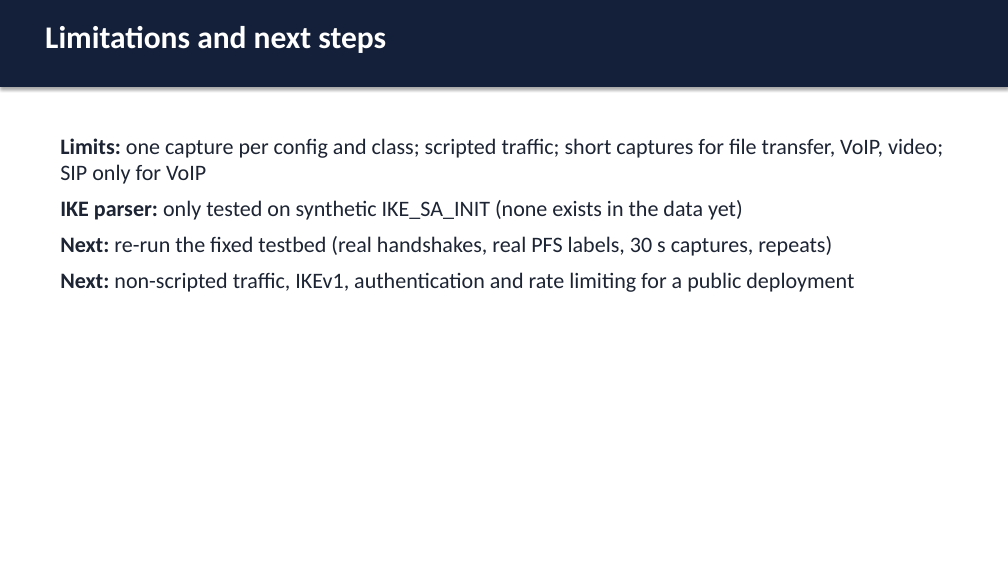
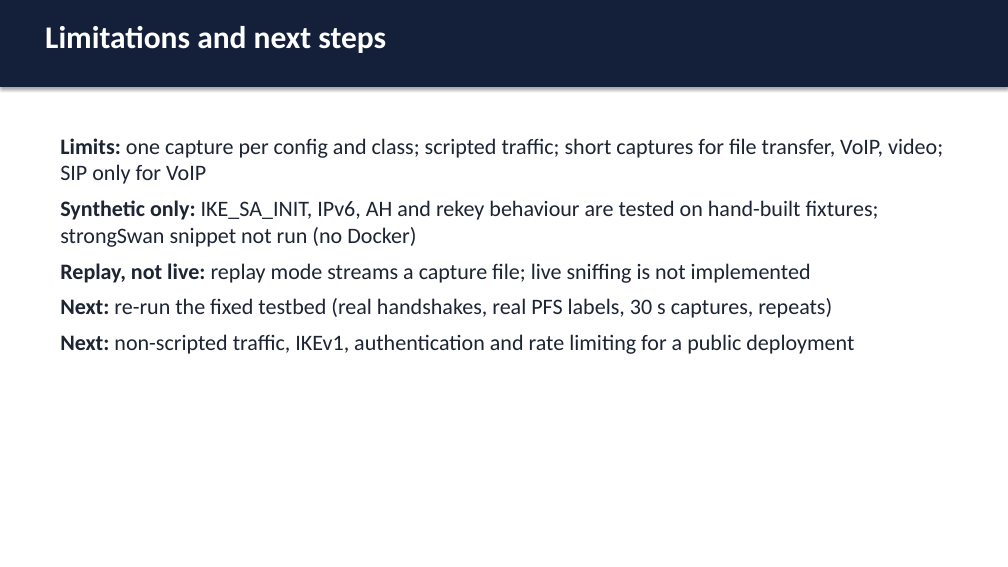
Before and after one commit to ashwin02-cyber/SIH_2026, a slide deck: slide 14 of docs/IPsec_VPN_Analyzer_Deck.pptx (slide 12 before the commit). Drawn at 1008x567 pixels with LibreOffice and Linux fonts; fonts in the diff are those of the drawing. Boxes give left, top, right and bottom in pixels: in the first picture for what was removed or moved away, otherwise in the second. Text is boxed around its words. In the diff, an @@ line names an element or a change of style, - is before the commit and + after.

```diff
--- a/docs/IPsec_VPN_Analyzer_Deck.pptx
+++ b/docs/IPsec_VPN_Analyzer_Deck.pptx
@@ text at (x1=60, y1=200, x2=879, y2=283): text changed @@
-IKE parser: only tested on synthetic IKE_SA_INIT (none exists in the data yet)
+Synthetic only: IKE_SA_INIT, IPv6, AH and rekey behaviour are tested on hand-built fixtures; strongSwan snippet not run (no Docker)
+Replay, not live: replay mode streams a capture file; live sniffing is not implemented
```
Also in this commit, not shown: 3 other slides changed, 2 slides added, 25 other files.
